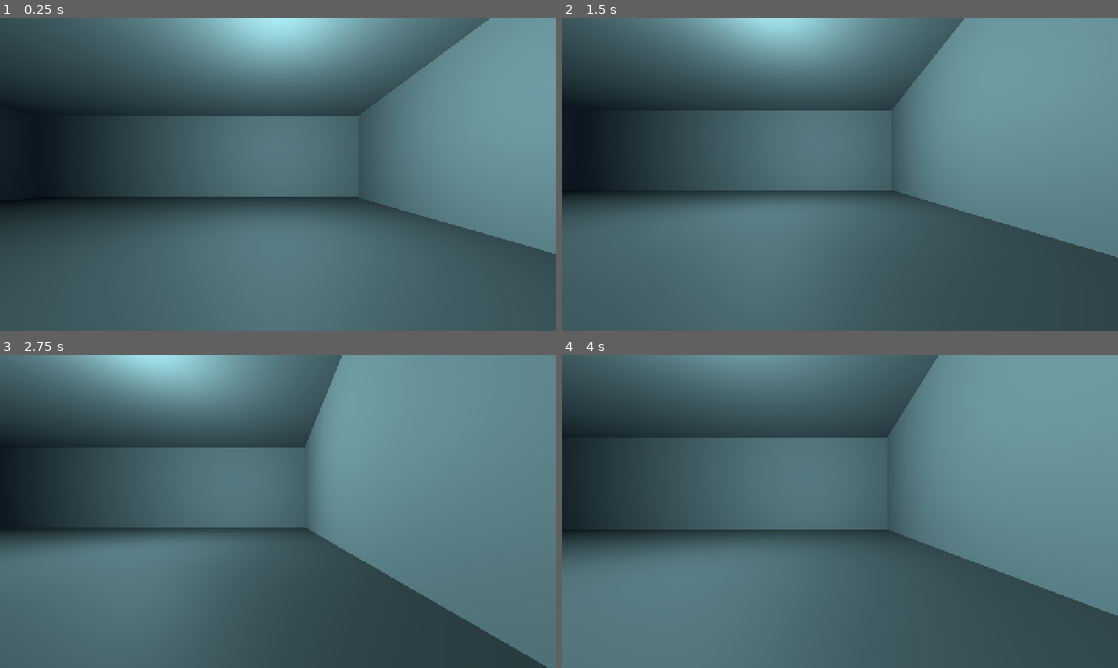
Above: before the commit, frames 1-4 (two rows, left to right).
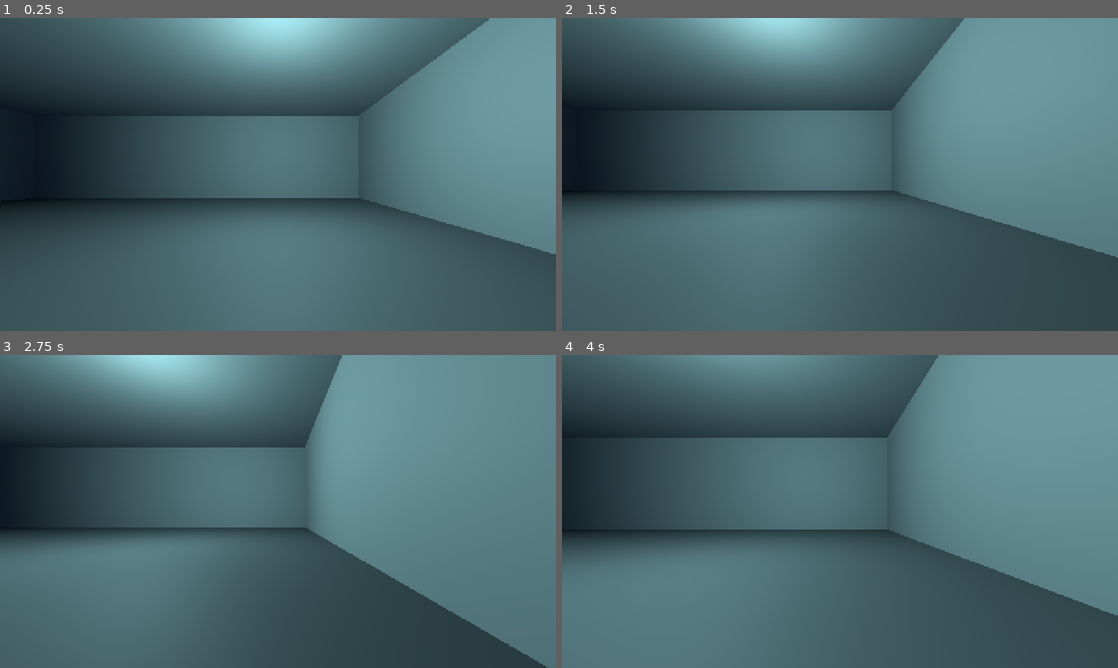
Above: after the commit, the same moments.

Repository: Gxforge/NEXUS-Native
Game: Godot game, scene res://main.tscn
Same seed, same stepped clock (60 frames per second), same inputs: the game is played once before the commit and once after it.
Inputs:
- Up to frame 1 (0.25 s): no input
- Up to frame 2 (1.5 s): hold D (move_right) 0.53-1.28 s; hold S (move_back) from 1.28 s (still down)
- Up to frame 3 (2.75 s): tap Enter at 2 s; release S (move_back) at 2.03 s; hold D (move_right) from 2.03 s (still down)
- Up to frame 4 (4 s): release D (move_right) at 2.78 s; hold W (move_forward) 2.78-3.53 s; hold A (move_left) from 3.53 s (still down)

The runs differ from the first frame. In frame 1, 0.2% of the frame differs, in the area x 18-100%, y 0-76%; in frame 2, less than 0.1%; in frame 3, less than 0.1%; in frame 4, less than 0.1%.

Commit message:
feat: enforce uncached zone resource unloading

Diff:
--- a/qa/run_suite.gd
+++ b/qa/run_suite.gd
@@ -129,6 +129,8 @@
 	_check(manager.current_zone.zone_id == &"a01", "A-01 becomes current")
 	_check(active.get_child_count() == 1, "C-04 unloaded after transfer")
 	_check(old_zone.get_ref() == null, "old zone instance is freed")
+	_check(manager.last_released_zone != null and manager.last_released_zone.get_ref() == null, "manager releases its zone reference")
+	_check(not ResourceLoader.has_cached(manager.catalog.zone(&"c04").scene_path), "unloaded zone PackedScene is not retained in resource cache")
 	_check(player.get_parent().name == &"PersistentWorld", "player was not duplicated or reparented")
 
 	_check(not manager.transition_to(&"missing_zone"), "unknown zone is rejected")
--- a/reports/qa-phase1.json
+++ b/reports/qa-phase1.json
@@ -1,5 +1,5 @@
 {
-  "checks": 46,
+  "checks": 48,
   "failures": [],
   "godot": "4.4.1-stable (official)",
   "passed": true
--- a/scripts/core/zone_manager.gd
+++ b/scripts/core/zone_manager.gd
@@ -20,6 +20,8 @@
 var _target_id: StringName
 var _target_socket: StringName
 var _preloaded_paths: Dictionary = {}
+var last_released_zone: WeakRef
+var last_loaded_scene: WeakRef
 
 func configure(p_catalog: ZoneCatalog, p_state: GameState) -> void:
 	catalog = p_catalog
@@ -31,7 +33,9 @@
 	var path := catalog.zone(zone_id).scene_path
 	var status := ResourceLoader.load_threaded_get_status(path)
 	if status == ResourceLoader.THREAD_LOAD_INVALID_RESOURCE:
-		if ResourceLoader.load_threaded_request(path, "PackedScene") != OK:
+		if ResourceLoader.load_threaded_request(
+			path, "PackedScene", true, ResourceLoader.CACHE_MODE_IGNORE
+		) != OK:
 			return false
 	_preloaded_paths[zone_id] = path
 	return true
@@ -55,7 +59,9 @@
 	state = State.REQUESTING
 	var status := ResourceLoader.load_threaded_get_status(_request_path)
 	if status == ResourceLoader.THREAD_LOAD_INVALID_RESOURCE:
-		var error := ResourceLoader.load_threaded_request(_request_path, "PackedScene")
+		var error := ResourceLoader.load_threaded_request(
+			_request_path, "PackedScene", true, ResourceLoader.CACHE_MODE_IGNORE
+		)
 		if error != OK:
 			_fail(zone_id, "Threaded request failed: %s" % error)
 			return false
@@ -84,6 +90,7 @@
 	if packed == null:
 		_fail(_target_id, "Loaded resource is not a PackedScene")
 		return
+	last_loaded_scene = weakref(packed)
 	var next_zone := packed.instantiate() as ZoneRoot
 	if next_zone == null or next_zone.zone_id != _target_id:
 		if next_zone != null: next_zone.queue_free()
@@ -112,6 +119,7 @@
 	if previous != null:
 		state = State.RELEASING
 		var old_id := previous.zone_id
+		last_released_zone = weakref(previous)
 		previous.tree_exited.connect(_on_previous_zone_exited.bind(old_id), Object.CONNECT_ONE_SHOT)
 		previous.deactivate()
 		previous.queue_free()
Not shown, added: docs/migration/PHASE_10B_ZONECACHE_REPLACEMENT.md
